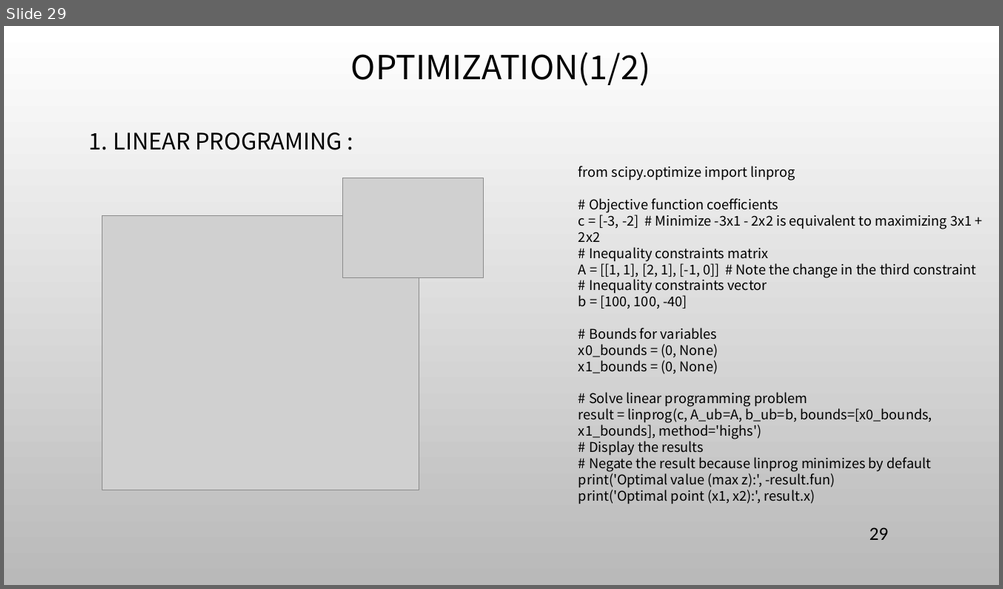
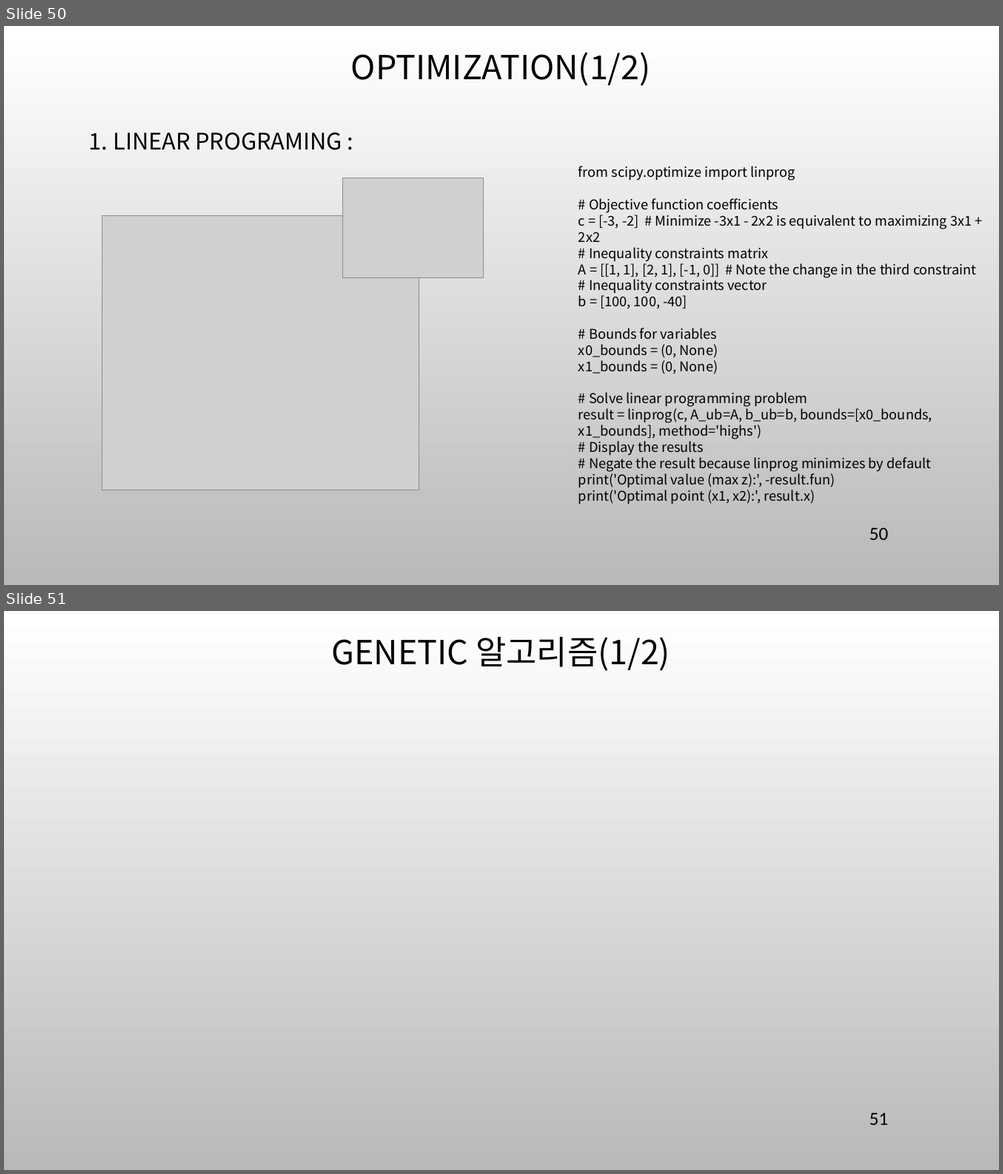
Before and after one commit to ancestor9/mathematics-for-machine-learning, a slide deck: 7_Applications of mathematics.pptx. Shown one above the other, each under a label of ours: slide 29 before the commit, slides 50 and 51 after it. The pictures are 1003x589 and 1003x1174 pixels, drawn with LibreOffice and Linux fonts; fonts in the diff are those of the drawing; grey boxes stand for pictures; background and template pictures are left out. Boxes give left, top, right and bottom in pixels: in the first picture for what was removed or moved away, otherwise in the second. Text is boxed around its words. In the diff, an @@ line names an element or a change of style, - is before the commit and + after.

```diff
--- a/7_Applications of mathematics.pptx
+++ b/7_Applications of mathematics.pptx
@@ slide 51 added at <box>4,611,999,1170</box>, background picture (left out) @@
@@ title added at <box>332,637,670,671</box>, 32 pt, text #000000 @@
+GENETIC 알고리즘(1/2)
@@ page number added at <box>869,1113,888,1125</box>, 18 pt, text #000000 @@
+51
@@ what was slide 29 is now slide 50 @@
@@ page number at <box>869,528,888,540</box>: text changed @@
-29
+50
```
Also in this commit, not shown: 8 slides changed, 10 other slides added, 2 slides removed.
